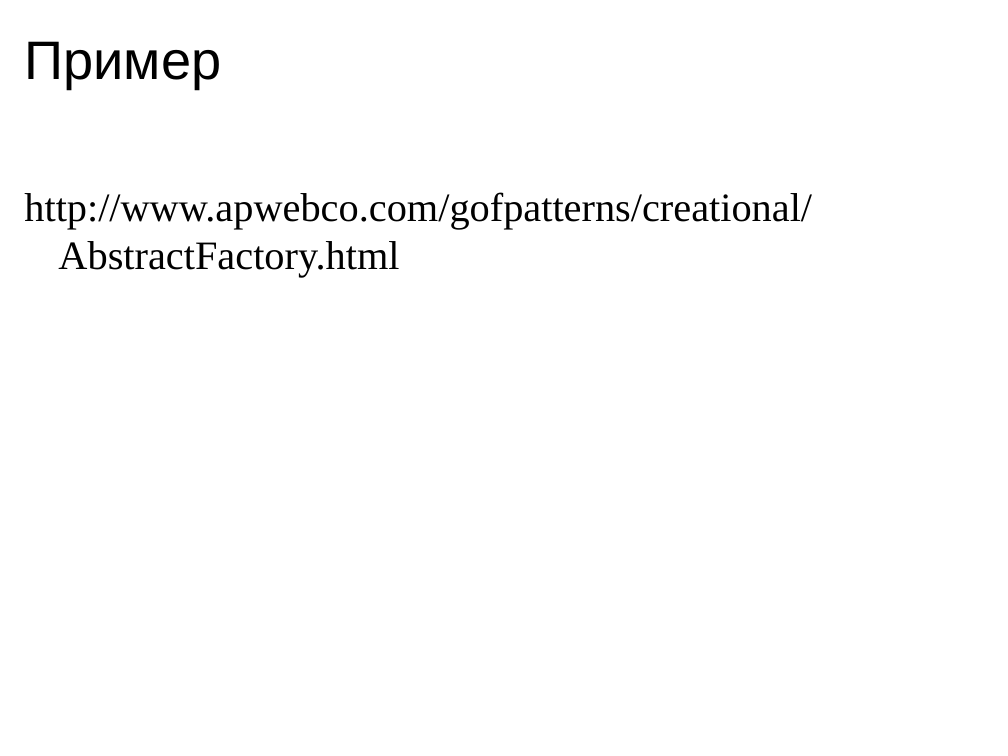
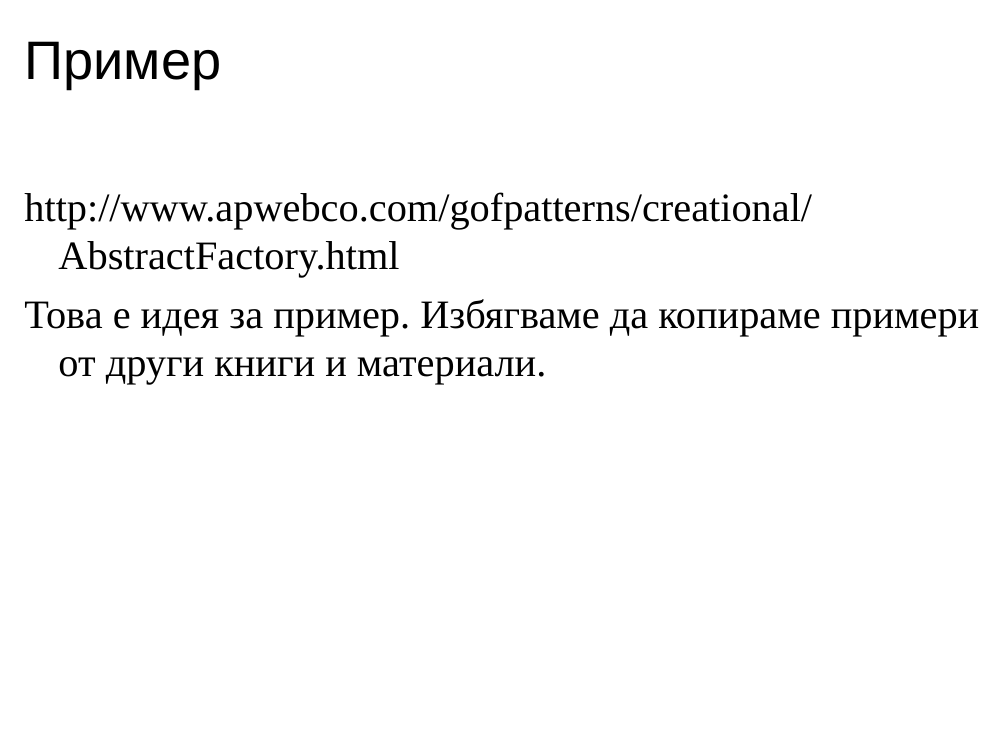
Before and after one commit to nikolaiweselinow/design-patterns-book, a slide deck: slide 7 of resources/Chapter-06-Abstract-Factory/Chapter-06-Abstract Factory-Presentation.ppt. Drawn at 1008x756 pixels with LibreOffice and Linux fonts; fonts in the diff are those of the drawing. Boxes give left, top, right and bottom in pixels: in the first picture for what was removed or moved away, otherwise in the second. Text is boxed around its words. In the diff, an @@ line names an element or a change of style, - is before the commit and + after.

```diff
--- a/resources/Chapter-06-Abstract-Factory/Chapter-06-Abstract Factory-Presentation.ppt
+++ b/resources/Chapter-06-Abstract-Factory/Chapter-06-Abstract Factory-Presentation.ppt
@@ text at (x1=24, y1=299, x2=979, y2=385): paragraph added @@
+Това е идея за пример. Избягваме да копираме примери от други книги и материали.
```
Also in this commit, not shown: 1 other file.
